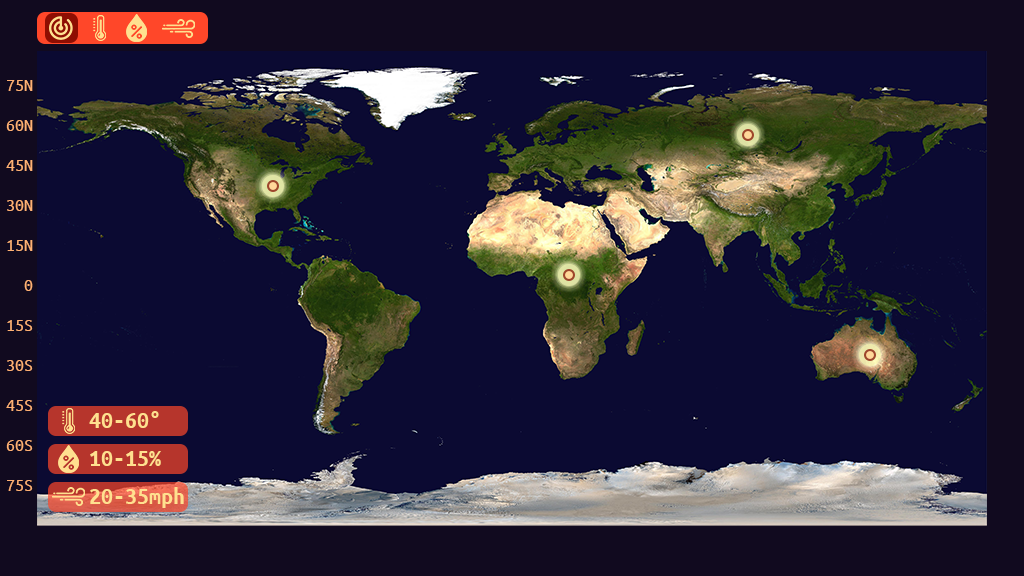
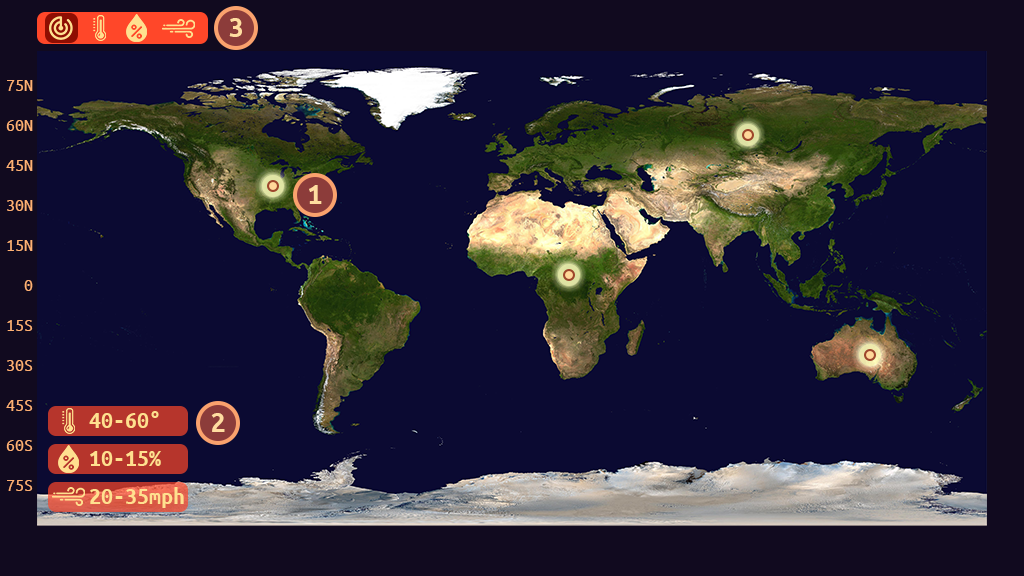
Revision of a layered w=1024, h=576 image; what changed, layer by layer:
added group "bulletpoints" with 9 layers above "hotspots" over (196, 6, 337, 445)
added group "03" with 2 layers in group "bulletpoints" over (214, 6, 258, 50)
added layer "3" in group "03" over (229, 18, 242, 37)
added layer "Ellipse 3" (1st of 3, in "bulletpoints" › "03") in group "03" over (214, 6, 258, 50)
added group "02" with 2 layers in group "bulletpoints" over (196, 401, 240, 445)
added layer "2" in group "02" over (211, 413, 225, 432)
added layer "Ellipse 3" (2nd of 3, in "bulletpoints" › "02") in group "02" over (196, 401, 240, 445)
added group "01" with 2 layers in group "bulletpoints" over (293, 173, 337, 217)
added layer "1" in group "01" over (309, 185, 322, 204)
added layer "Ellipse 3" (3rd of 3, in "bulletpoints" › "01") in group "01" over (293, 173, 337, 217)
